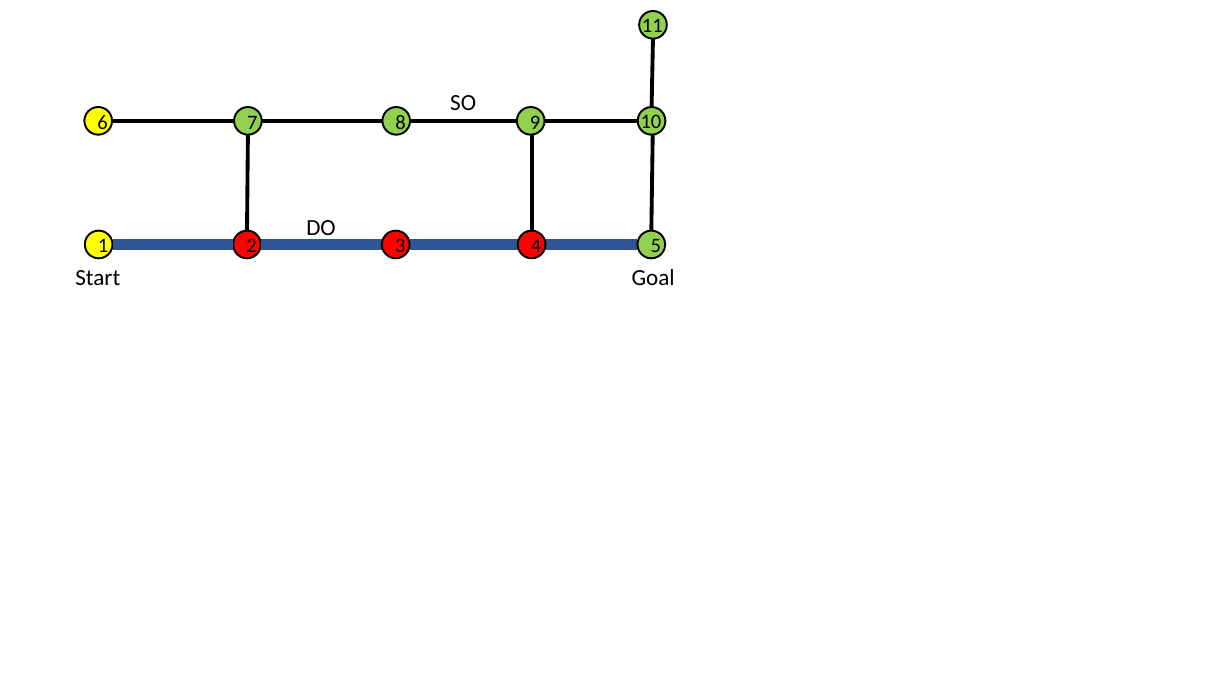
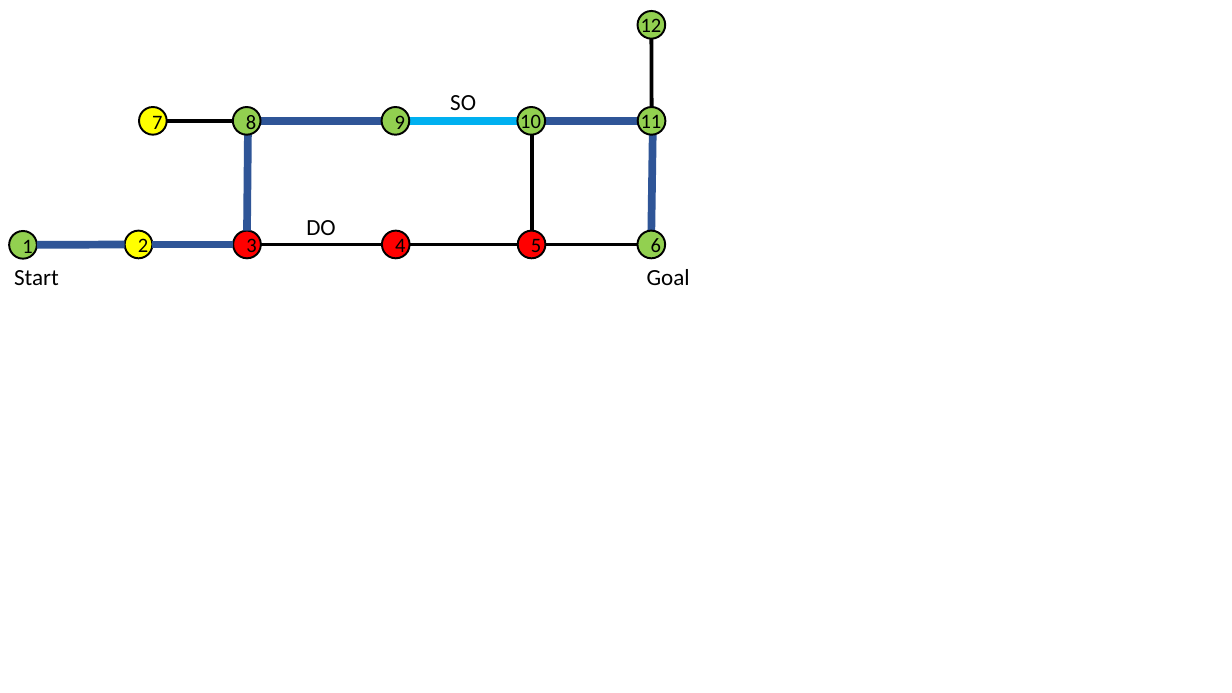
Before and after one commit to cmu-able/explainable-planning, a slide deck: slide 19 of XPlanningEvaluation/data/instruction/instruction.pptx (slide 18 before the commit). Drawn at 1232x693 pixels with LibreOffice and Linux fonts; fonts in the diff are those of the drawing. Boxes give left, top, right and bottom in pixels: in the first picture for what was removed or moved away, otherwise in the second. Text is boxed around its words. In the diff, an @@ line names an element or a change of style, - is before the commit and + after.

```diff
--- a/XPlanningEvaluation/data/instruction/instruction.pptx
+++ b/XPlanningEvaluation/data/instruction/instruction.pptx
@@ text added at [641, 15, 662, 38], 16 pt, text #000000 @@
+12
@@ ellipse "7": place and size @@
-ellipse "7" at [234, 107, 262, 135]
+ellipse "7" at [139, 107, 166, 135]
@@ ellipse "7" at [139, 107, 166, 135]: fill #92D050 to #FFFF00 @@
@@ ellipse "8": place and size @@
-ellipse "8" at [383, 107, 410, 135]
+ellipse "8" at [233, 107, 261, 135]
@@ ellipse "9": place and size @@
-ellipse "9" at [517, 107, 544, 135]
+ellipse "9" at [382, 107, 409, 135]
@@ text "10": place and size @@
-text "10" at [641, 111, 662, 134]
+text "10" at [520, 111, 541, 134]
@@ ellipse added at [518, 107, 545, 135], fill #92D050, outline #000000 1.5 pt @@
@@ text "11": place and size @@
-text "11" at [642, 15, 663, 38]
+text "11" at [641, 111, 662, 134]
@@ line moved from (234, 121) - (112, 121) to (233, 121) - (166, 121) @@
@@ line (248, 135) - (247, 231): stroke #000000 3 pt to #2F5597 6 pt @@
@@ line (382, 121) - (261, 121): stroke #000000 3 pt to #2F5597 6 pt @@
@@ line (518, 121) - (409, 121): stroke #000000 3 pt to #00B0F0 6 pt @@
@@ line (638, 121) - (545, 121): stroke #000000 3 pt to #2F5597 6 pt @@
@@ line (652, 231) - (653, 135): stroke #000000 3 pt to #2F5597 6 pt @@
@@ ellipse "1": place and size @@
-ellipse "1" at [85, 231, 113, 259]
+ellipse "1" at [9, 231, 37, 259]
@@ ellipse "1" at [9, 231, 37, 259]: fill #FFFF00 to #92D050 @@
@@ ellipse "2": place and size @@
-ellipse "2" at [233, 231, 261, 259]
+ellipse "2" at [125, 231, 152, 259]
@@ ellipse "2" at [125, 231, 152, 259]: fill #FF0000 to #FFFF00 @@
@@ ellipse "3": place and size @@
-ellipse "3" at [382, 231, 409, 259]
+ellipse "3" at [233, 231, 261, 259]
@@ ellipse "4": place and size @@
-ellipse "4" at [518, 231, 545, 259]
+ellipse "4" at [382, 231, 409, 259]
@@ ellipse "5": place and size @@
-ellipse "5" at [638, 231, 665, 259]
+ellipse "5" at [518, 231, 545, 259]
@@ ellipse "5" at [518, 231, 545, 259]: fill #92D050 to #FF0000 @@
@@ ellipse "6" at [638, 231, 665, 259]: fill #FFFF00 to #92D050 @@
@@ ellipse "6": place and size @@
-ellipse "6" at [84, 107, 112, 135]
+ellipse "6" at [638, 231, 665, 259]
@@ text "Start": place and size @@
-text "Start" at [75, 270, 120, 285]
+text "Start" at [14, 270, 59, 285]
@@ line added from (37, 245) to (125, 245), #2F5597 6 pt @@
@@ line moved from (113, 245) - (233, 245) to (152, 245) - (233, 245) @@
@@ line (152, 245) - (233, 245): stroke #2F5597 9 pt to #2F5597 6 pt @@
@@ line (261, 245) - (382, 245): stroke #2F5597 9 pt to #000000 3 pt @@
@@ line (409, 245) - (518, 245): stroke #2F5597 9 pt to #000000 3 pt @@
@@ line (545, 245) - (638, 245): stroke #2F5597 9 pt to #000000 3 pt @@
@@ text "Goal": place and size @@
-text "Goal" at [632, 269, 675, 285]
+text "Goal" at [647, 269, 690, 285]
```
Also in this commit, not shown: 8 other slides changed, 4 slides added, 5 slides removed.
